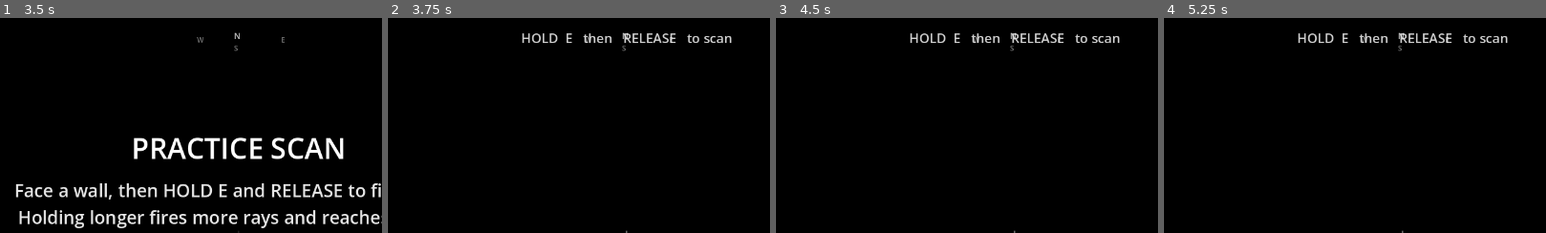
Above: before the commit, frames 1-4 (left to right).
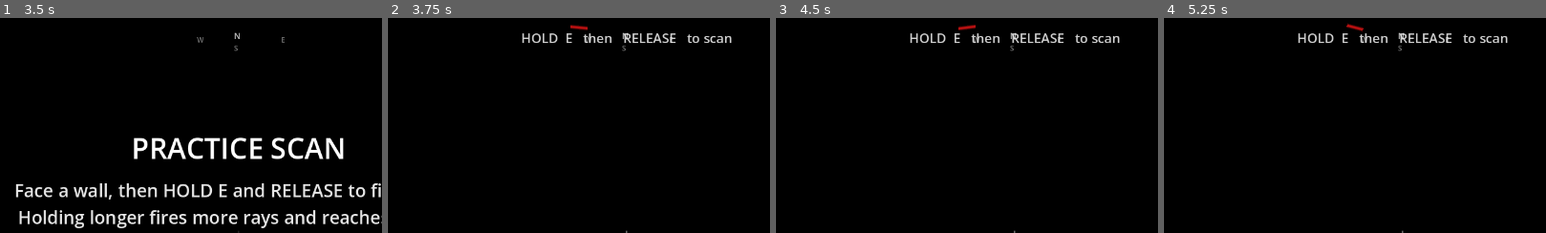
Above: after the commit, the same moments.

Repository: eliasz-git/lumen-null
Game: Godot game, scene res://scenes/title_screen.tscn
Same seed, same stepped clock (60 frames per second), same inputs: the game is played once before the commit and once after it. Sound files missing from this copy of the repository are replaced by a short silence.
Inputs (mouse positions are % of the whole screen's width and height, from its top left):
- Up to frame 1 (3.5 s): click "PLAY" at 0.5 s; tap Enter at 1.25, 2.75 s; move the mouse to (55, 50) at 1.27 s; hold W (move_forward) from 1.28 s (still down); tap E (scan) at 1.35 s; tap Space (jump) at 1.52, 2, 2.27 s; move the mouse to (45, 50) at 2.02 s; tap Shift (sprint) at 2.1 s; move the mouse to (52, 48) at 2.77 s; tap R at 2.85 s
- Up to frame 2 (3.75 s): keep holding W (move_forward); tap Space (jump) at 3.5 s; move the mouse to (49, 52) at 3.52 s; tap M at 3.6 s
- Up to frame 3 (4.5 s): keep holding W (move_forward); tap Space (jump) at 3.77 s; tap Enter at 4.25 s; move the mouse to (57, 51) at 4.27 s; tap N at 4.35 s
- Up to frame 4 (5.25 s): keep holding W (move_forward); tap Space (jump) at 4.52, 5 s; move the mouse to (42, 49) at 5.02 s; tap V at 5.1 s
The pictures show only the part of the screen within x 19-69%, y 0-50%; the shares and areas given below are measured in that part.

Frame 1 is identical in both runs. In frame 2, 0.1% of the frame differs, in the area x 47-53%, y 3-6%; in frame 3, 0.1%; in frame 4, 0.1%.

Commit message:
fix: compass needle texture+rotation, post-tutorial difficulty selector, per-difficulty best times

Diff:
--- a/scripts/game_settings.gd
+++ b/scripts/game_settings.gd
@@ -8,7 +8,7 @@
 var difficulty := "normal"     # "easy" = minimap + compass, "normal" = compass, "hard" = nothing
 var ui_scale := 1.0            # UI size multiplier (1.0 default, 1.5 bigger)
 var cleared_levels := []       # level indices the player has cleared at least once
-var best_times := {}           # level index -> seconds
+var best_times := {}           # "level:difficulty" -> seconds
 var unlocked_levels := 1
 
 const SETTINGS_PATH := "user://lumen_null_settings.cfg"
@@ -90,12 +90,19 @@
 	if config.has_section("records"):
 		for key in config.get_section_keys("records"):
 			if key == "best_time":
-				# Saves from before there were multiple levels: a single best time for level 1.
-				best_times[0] = float(config.get_value("records", key))
+				# Old format: single best time for level 1, migrate to level 0 normal.
+				best_times["0:normal"] = float(config.get_value("records", key))
 			elif key.begins_with("best_") and key.trim_prefix("best_").is_valid_int():
-				best_times[int(key.trim_prefix("best_"))] = float(config.get_value("records", key))
-	for cleared in best_times:
-		unlocked_levels = maxi(unlocked_levels, int(cleared) + 2)
+				# Old format: best time for a level, migrate to normal difficulty.
+				best_times[key.trim_prefix("best_") + ":normal"] = float(config.get_value("records", key))
+			elif key.begins_with("best_") and key.trim_prefix("best_").find(":") != -1:
+				# New format: best_LEVEL:DIFFICULTY
+				best_times[key.trim_prefix("best_")] = float(config.get_value("records", key))
+	for k in best_times.keys():
+		var parts: Array = k.split(":")
+		if parts.size() == 2:
+			var li := int(parts[0])
+			unlocked_levels = maxi(unlocked_levels, li + 2)
 
 
 func _save() -> void:
@@ -108,8 +115,8 @@
 	config.set_value("comfort", "ui_scale", ui_scale)
 	config.set_value("records", "cleared_levels", cleared_levels)
 	config.set_value("records", "unlocked_levels", unlocked_levels)
-	for level in best_times:
-		config.set_value("records", "best_%d" % level, best_times[level])
+	for k in best_times.keys():
+		config.set_value("records", "best_%s" % k, best_times[k])
 	config.save(SETTINGS_PATH)
 
 
--- a/scripts/hud.gd
+++ b/scripts/hud.gd
@@ -182,14 +182,15 @@
 
 func _on_player_won() -> void:
 	var level: int = game.current_level
-	var new_best: bool = settings.record_time(level, game.elapsed)
+	var diff: String = game.difficulty
+	var new_best: bool = settings.record_time(level, game.elapsed, diff)
 	var def: Dictionary = LevelData.get_level(level)
 	var has_next := level + 1 < LevelData.COUNT
 	can_go_next = has_next
 	var title := "NEW BEST" if new_best else "LEVEL COMPLETE"
 	if not has_next:
 		title = "YOU ESCAPED" if not new_best else "NEW BEST"
-	var hint := "LEVEL %d  //  %s\nTIME  %s     BEST  %s" % [level + 1, def["name"], _fmt(game.elapsed), _fmt(settings.best_time(level))]
+	var hint := "LEVEL %d  //  %s  [%s]\nTIME  %s     BEST  %s" % [level + 1, def["name"], diff.to_upper(), _fmt(game.elapsed), _fmt(settings.best_time(level, diff))]
 	var items: Array = []
 	if has_next:
 		items.append(["NEXT LEVEL  (N)", func(): game.start_level(level + 1)])
@@ -281,6 +282,21 @@
 	var player: Node3D = game._player
 	if player == null:
 		return
-	var yaw := -player.rotation.y
-	var needle_rot := yaw + PI / 2.0
-	compass_needle.rotation = needle_rot
+	# Make sure the needle has a texture (generated once)
+	if compass_needle.texture == null:
+		_compass_needle_texture()
+	# Godot 2D rotation: 0 = right, PI/2 = down, PI = left, -PI/2 = up.
+	# Player rotation.y = 0 faces +Z (north). Needle should point up when facing north.
+	compass_needle.rotation = -PI / 2.0 + player.rotation.y
+
+
+func _compass_needle_texture() -> void:
+	# Generate a small vertical bar needle texture so the Sprite2D is visible.
+	var img := Image.create(8, 28, false, Image.FORMAT_RGBA8)
+	for x in range(8):
+		for y in range(28):
+			var a = 1.0 - abs(x - 3.5) / 4.0
+			a = clampf(a, 0.0, 1.0)
+			img.set_pixel(x, y, Color(1, 0.3, 0.3, 0.95 * a))
+	var tex := ImageTexture.create_from_image(img)
+	compass_needle.texture = tex
--- a/scripts/level_director.gd
+++ b/scripts/level_director.gd
@@ -7,7 +7,7 @@
 const LevelData := preload("res://scripts/level_data.gd")
 
 @onready var game: Node = get_node("/root/GameState")
-@onready var hud: Node = $"../HUD"
+@onready var hud = $"../HUD"
 
 var current := -1
 var active := true
@@ -127,4 +127,44 @@
 	game.hunter_suppressed = false
 	hud.show_tutorial_prompt("")
 	hud.hide_tooltip()
+	_show_difficulty_selector()
+
+
+func _show_difficulty_selector() -> void:
+	var overlay := hud.get_node("Overlay")
+	var vbox := overlay.get_node("Center/VBox")
+	for c in vbox.get_children():
+		c.queue_free()
+	overlay.visible = true
+	var title := Label.new()
+	title.text = "CHOOSE DIFFICULTY"
+	title.add_theme_font_size_override("font_size", 40)
+	title.horizontal_alignment = HORIZONTAL_ALIGNMENT_CENTER
+	vbox.add_child(title)
+	var hint := Label.new()
+	hint.text = "You can change this later in SETTINGS."
+	hint.add_theme_font_size_override("font_size", 16)
+	hint.modulate = Color(1, 1, 1, 0.7)
+	hint.horizontal_alignment = HORIZONTAL_ALIGNMENT_CENTER
+	vbox.add_child(hint)
+
+	var easy := Button.new()
+	easy.text = "EASY  //  minimap + compass, standard hunters"
+	easy.pressed.connect(func(): _confirm_difficulty("easy"))
+	vbox.add_child(easy)
+	var normal := Button.new()
+	normal.text = "NORMAL  //  compass only, standard hunters"
+	normal.pressed.connect(func(): _confirm_difficulty("normal"))
+	vbox.add_child(normal)
+	var hard := Button.new()
+	hard.text = "HARD  //  no minimap, no compass, faster hunters"
+	hard.pressed.connect(func(): _confirm_difficulty("hard"))
+	vbox.add_child(hard)
+	Input.set_mouse_mode(Input.MOUSE_MODE_VISIBLE)
+
+
+func _confirm_difficulty(d: String) -> void:
+	game.set_difficulty(d)
+	var overlay := hud.get_node("Overlay")
+	overlay.visible = false
 	get_tree().paused = false
--- a/scripts/title_screen.gd
+++ b/scripts/title_screen.gd
@@ -195,8 +195,9 @@
 		var def: Dictionary = LevelData.get_level(i)
 		var b := Button.new()
 		if i < settings.unlocked_levels:
-			var best: float = settings.best_time(i)
-			var best_text := "BEST  %02d:%02d" % [int(best) / 60, int(best) % 60] if best > 0.0 else "NOT CLEARED"
+			var diff: String = String(settings.get("difficulty"))
+			var best: float = settings.best_time(i, diff)
+			var best_text := "BEST  %02d:%02d  [%s]" % [int(best) / 60, int(best) % 60, diff.to_upper()] if best > 0.0 else "NOT CLEARED"
 			var cleared_tag := "  [CLEARED]" if game.is_cleared(i) else ""
 			b.text = "%d   //   %s\n%s     %s%s" % [i + 1, def["name"], def["tagline"], best_text, cleared_tag]
 			b.pressed.connect(_select_level.bind(i))
Not shown, added: LumenNull.iconset/icon_1024x1024.png.import
Not shown, added: LumenNull.iconset/icon_1024x1024@2x.png.import
Not shown, added: LumenNull.iconset/icon_128x128.png.import
Not shown, added: LumenNull.iconset/icon_128x128@2x.png.import
Not shown, added: LumenNull.iconset/icon_16x16.png.import
Not shown, added: LumenNull.iconset/icon_16x16@2x.png.import
Not shown, added: LumenNull.iconset/icon_256x256.png.import
Not shown, added: LumenNull.iconset/icon_256x256@2x.png.import
Not shown, added: LumenNull.iconset/icon_32x32.png.import
Not shown, added: LumenNull.iconset/icon_32x32@2x.png.import
Not shown, added: LumenNull.iconset/icon_512x512.png.import
Not shown, added: LumenNull.iconset/icon_512x512@2x.png.import
(and 3 more such lines)
